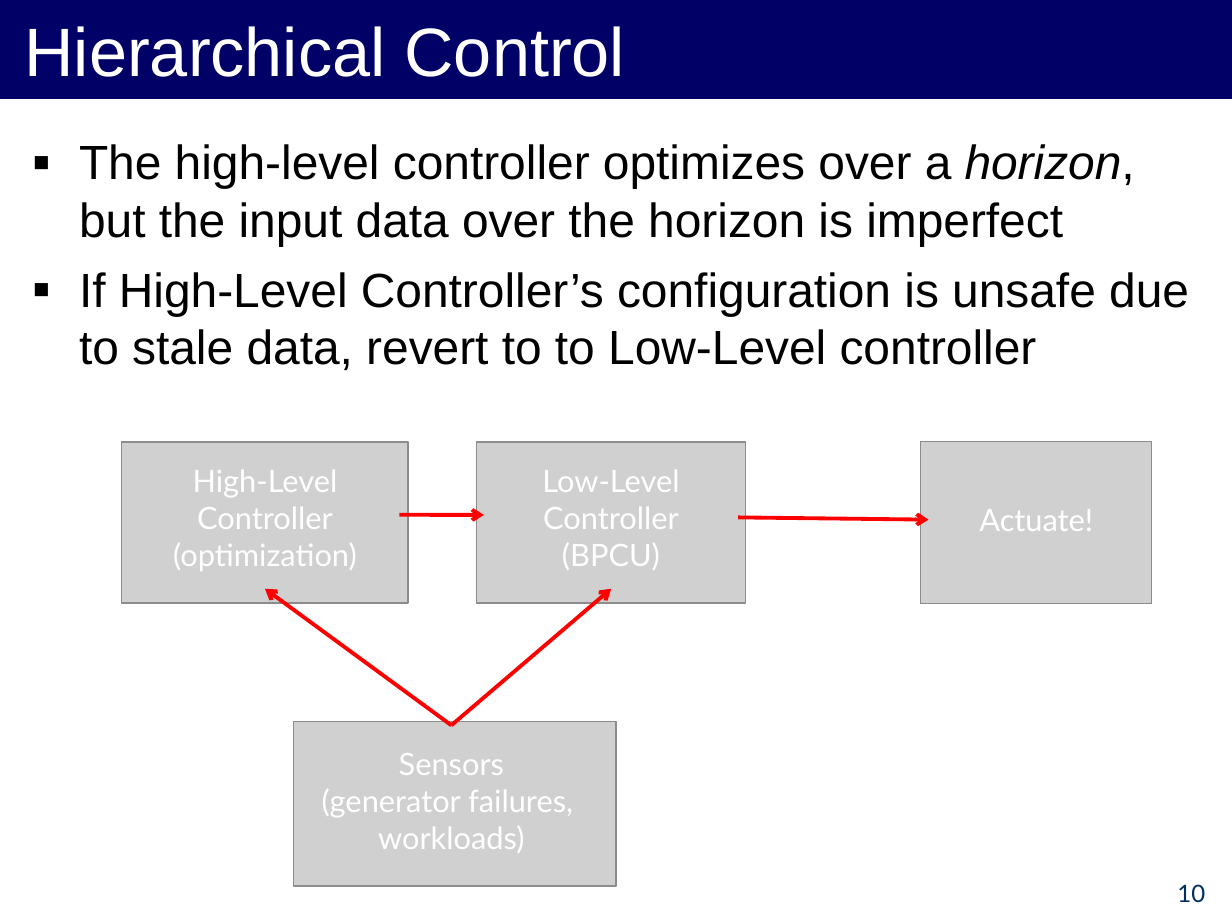
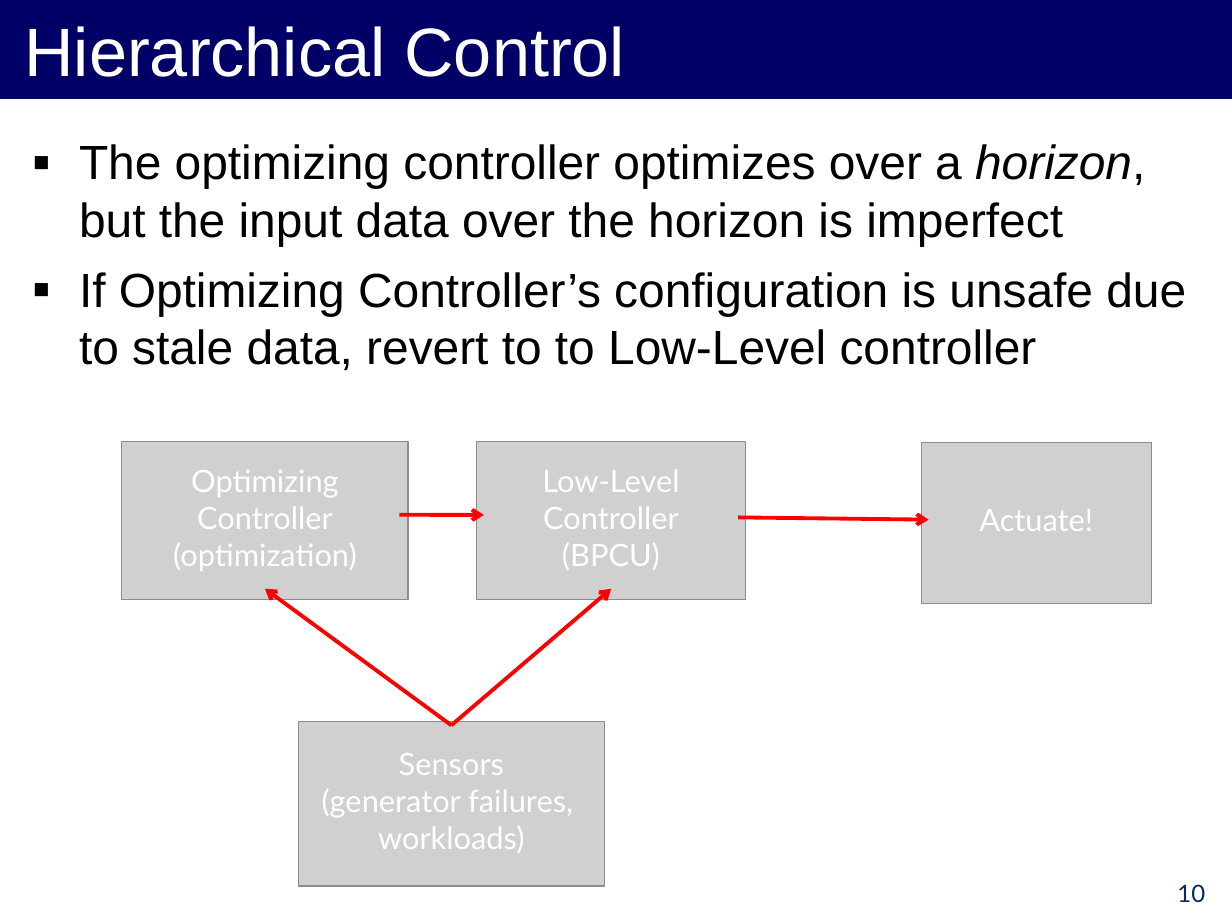
Before and after one commit to forresti/optimal_load_management, a slide deck: slide 10 of project/12-3-12_Presentation.ppt. Drawn at 1232x924 pixels with LibreOffice and Linux fonts; fonts in the diff are those of the drawing; grey boxes stand for pictures. Boxes give left, top, right and bottom in pixels: in the first picture for what was removed or moved away, otherwise in the second. Text is boxed around its words. In the diff, an @@ line names an element or a change of style, - is before the commit and + after.

```diff
--- a/project/12-3-12_Presentation.ppt
+++ b/project/12-3-12_Presentation.ppt
@@ text at (79,144,1186,370): text changed @@
-▪ The high-level controller optimizes over a horizon, but the input data over the horizon is imperfect
-▪ If High-Level Controller’s configuration is unsafe due to stale data, revert to to Low-Level controller
+▪ The optimizing controller optimizes over a horizon, but the input data over the horizon is imperfect
+▪ If Optimizing Controller’s configuration is unsafe due to stale data, revert to to Low-Level controller
@@ picture: place and size @@
-picture at (122,442,409,604)
+picture at (122,442,409,600)
@@ picture: place and size @@
-picture at (477,442,747,604)
+picture at (477,442,747,600)
@@ text at (191,470,339,529): text changed @@
-High-Level Controller
+Optimizing Controller
@@ picture: place and size @@
-picture at (293,721,616,886)
+picture at (298,721,605,886)
```
Also in this commit, not shown: 13 other slides changed, 5 slides added, 6 slides removed, 7 other files.
